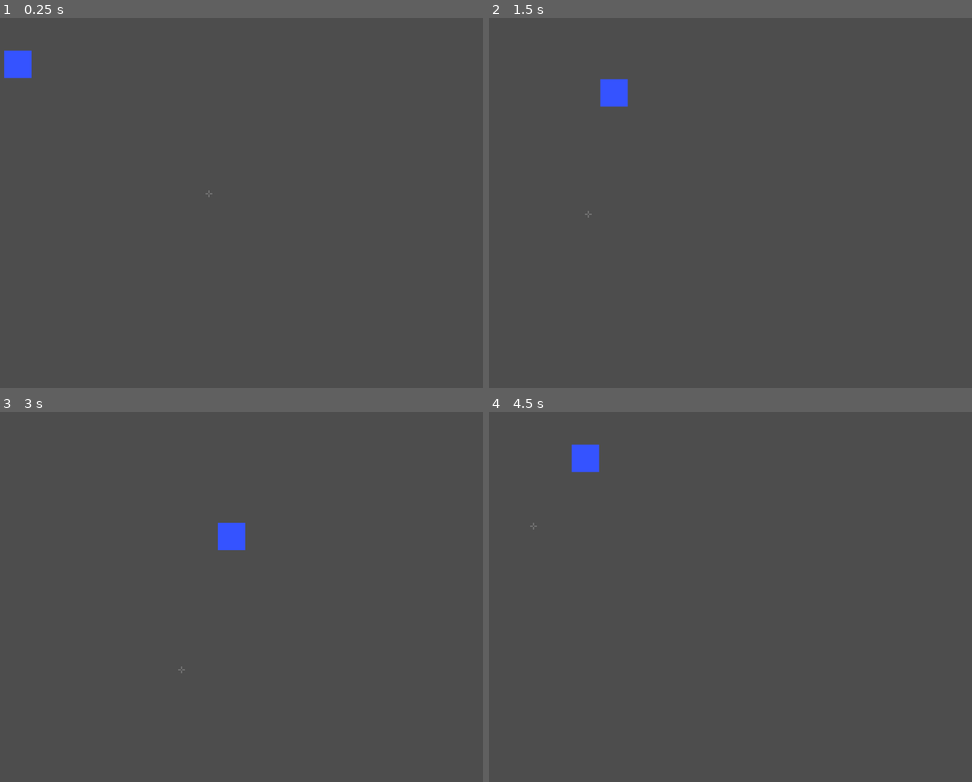
Above: before the commit, frames 1-4 (two rows, left to right).
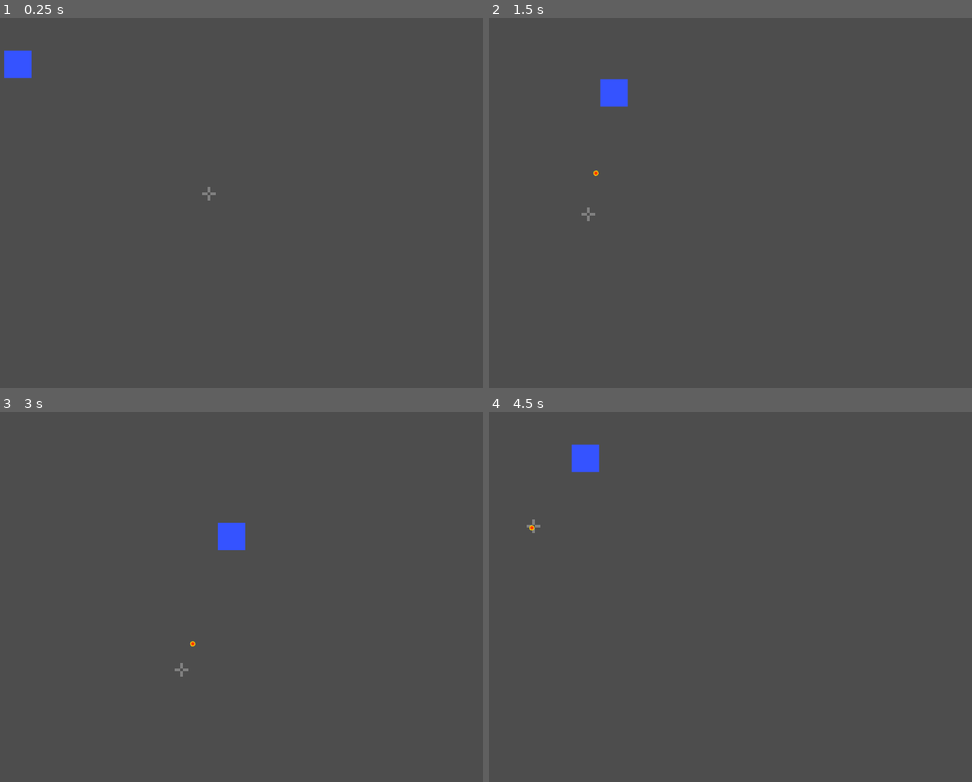
Above: after the commit, the same moments.

Repository: Boyquotes/SquareShooter
Game: Godot game, scene res://main.tscn
The game is run twice, just before and just after one commit, with the same random seed, the same clock (stepped at 60 frames per second) and the same inputs. The project has no main scene, so this scene is started directly.
Inputs (mouse positions are in pixels of both pictures, inside the frame that each line leads up to):
- Up to frame 1 (0.25 s): no input
- Up to frame 2 (1.5 s): tap Enter at 0.5 s; move the mouse to (817, 173) at 0.52 s; hold D (move_right) 0.53-1.28 s; click (817, 173) at 0.6 s; move the mouse to (590, 214) at 1.27 s; hold S (move_down) from 1.28 s (still down); click (590, 214) at 1.35 s
- Up to frame 3 (3 s): move the mouse to (265, 497) at 2.02 s; release S (move_down) at 2.03 s; hold D (move_right) 2.03-2.78 s; click (265, 497) at 2.1 s; move the mouse to (183, 671) at 2.77 s; hold W (move_up) from 2.78 s (still down); click (183, 671) at 2.85 s
- Up to frame 4 (4.5 s): move the mouse to (860, 648) at 3.52 s; release W (move_up) at 3.53 s; hold A (move_left) from 3.53 s (still down); click (860, 648) at 3.6 s; move the mouse to (532, 526) at 4.27 s; click (532, 526) at 4.35 s

The runs differ from the first frame. In frame 1, less than 0.1% of the frame differs, in the area x 41-45%, y 45-50%; in frame 2, less than 0.1%; in frame 3, less than 0.1%, in the area x 36-41%, y 61-72%; in frame 4, less than 0.1%.

Commit message:
bullets are the beauty
and I don't know why

Diff:
--- /dev/null
+++ b/bullet.gd
@@ -0,0 +1,15 @@
+extends Sprite2D
+
+var speed = 33.0
+
+func _ready() -> void:
+	pass # Replace with function body.
+
+
+func _process(delta: float) -> void:
+	position += global_transform.x * speed
+
+
+# Allow us to check if projectile is out the screen bounds and delete it safely
+func _on_visible_on_screen_notifier_2d_screen_exited() -> void:
+	queue_free()
--- a/bullet.tscn
+++ b/bullet.tscn
@@ -1,14 +1,20 @@
-[gd_scene load_steps=3 format=3 uid="uid://dy7yvth4nlneu"]
+[gd_scene load_steps=4 format=3 uid="uid://dy7yvth4nlneu"]
 
 [ext_resource type="Texture2D" uid="uid://bhaqj072qtxmd" path="res://res/bullet.png" id="1_c83j0"]
+[ext_resource type="Script" path="res://bullet.gd" id="2_r7qej"]
 
 [sub_resource type="RectangleShape2D" id="RectangleShape2D_1nr57"]
 size = Vector2(2, 2)
 
 [node name="bullet" type="Sprite2D"]
 texture = ExtResource("1_c83j0")
+script = ExtResource("2_r7qej")
 
 [node name="Area2D" type="Area2D" parent="."]
 
 [node name="CollisionShape2D" type="CollisionShape2D" parent="Area2D"]
 shape = SubResource("RectangleShape2D_1nr57")
+
+[node name="VisibleOnScreenNotifier2D" type="VisibleOnScreenNotifier2D" parent="."]
+
+[connection signal="screen_exited" from="VisibleOnScreenNotifier2D" to="." method="_on_visible_on_screen_notifier_2d_screen_exited"]
--- a/main.gd
+++ b/main.gd
@@ -1,13 +1,22 @@
 extends Node2D
 
-var crosshair
+var bullet : PackedScene = preload("res://bullet.tscn")
+var crosshair : Sprite2D
+var player : CharacterBody2D
 
-# Called when the node enters the scene tree for the first time.
 func _ready() -> void:
 	crosshair = get_node("crosshair")
+	player = get_node("player")
 
 
-# Called every frame. 'delta' is the elapsed time since the previous frame.
 func _process(delta: float) -> void:
 	crosshair.position.x = get_global_mouse_position().x
 	crosshair.position.y = get_global_mouse_position().y
+
+	if Input.is_action_just_pressed("lmb"):
+		print("Shot fired!")
+		var bullet_instance = bullet.instantiate()
+		# Create bullet instance, set it rotation to the crosshair position, and add it to the scene
+		bullet_instance.position = Vector2(player.position.x, player.position.y)
+		bullet_instance.look_at(crosshair.position)
+		add_child(bullet_instance)
--- a/player.gd
+++ b/player.gd
@@ -2,19 +2,15 @@
 
 var movementSpeed = 333.0
 
-# Called when the node enters the scene tree for the first time.
 func _ready() -> void:
 	pass
 
 
-# Called every frame. 'delta' is the elapsed time since the previous frame.
 func _physics_process(delta: float) -> void:
 	var movement_vector = Vector2.ZERO
 	movement_vector.x = Input.get_action_strength("move_right") - Input.get_action_strength("move_left")
 	movement_vector.y = Input.get_action_strength("move_down") - Input.get_action_strength("move_up")
 	movement_vector = movement_vector.normalized()
-	print(movement_vector)
-
 	velocity = movement_vector * movementSpeed
 	move_and_slide()
 
Binary file changed: res/bullet.png
Binary file changed: res/crosshair.png
